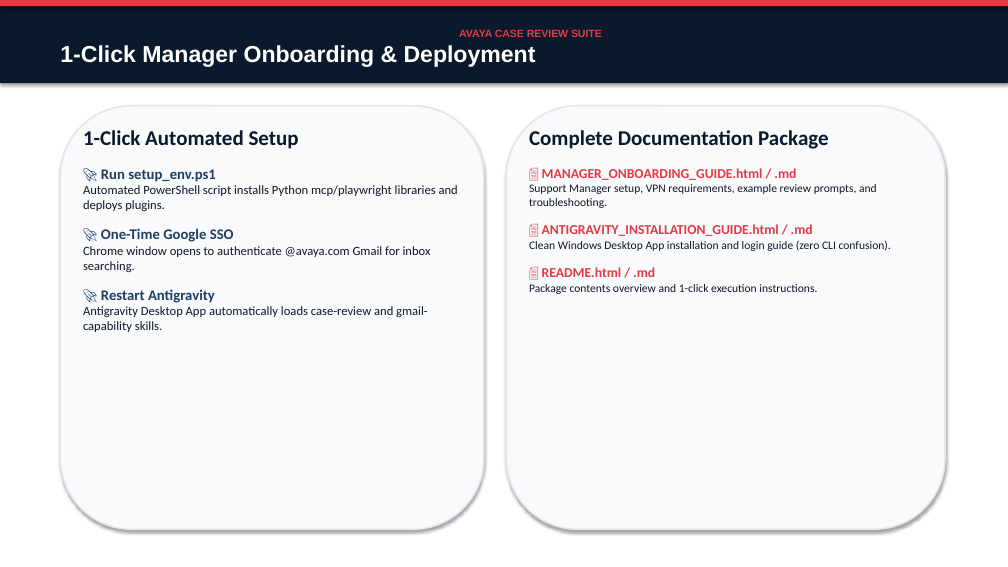
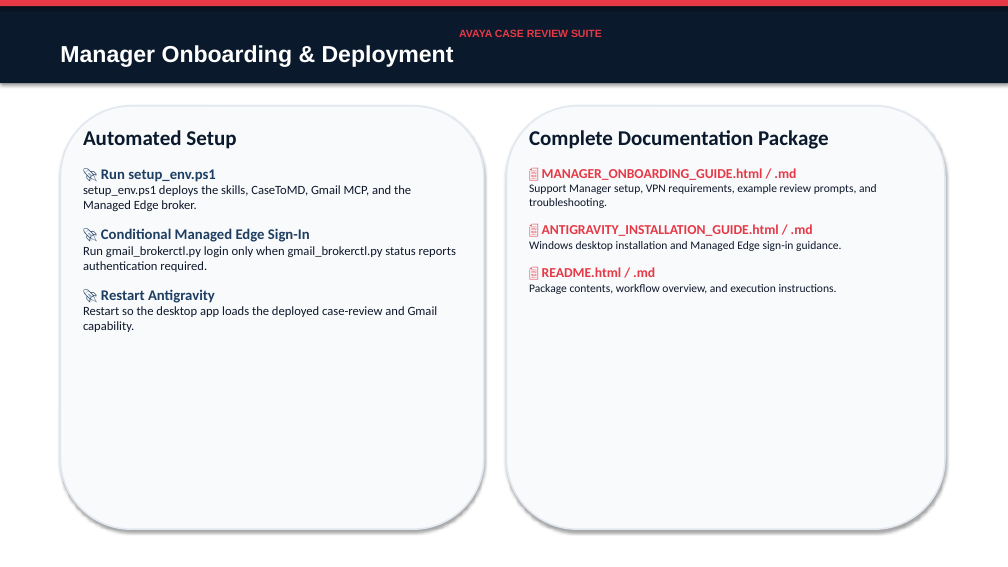
Before and after one commit to avayahmao/avaya-case-review-pack, a slide deck: slide 11 of docs/Avaya_Case_Review_Suite_Presentation.pptx. Drawn at 1008x567 pixels with LibreOffice and Linux fonts; fonts in the diff are those of the drawing. Boxes give left, top, right and bottom in pixels: in the first picture for what was removed or moved away, otherwise in the second. Text is boxed around its words. In the diff, an @@ line names an element or a change of style, - is before the commit and + after.

Commit message:
docs(presentation): synchronize PowerPoint contract

```diff
--- a/docs/Avaya_Case_Review_Suite_Presentation.pptx
+++ b/docs/Avaya_Case_Review_Suite_Presentation.pptx
@@ text in rectangle at (x1=60, y1=45, x2=454, y2=67): text changed @@
-1-Click Manager Onboarding & Deployment
+Manager Onboarding & Deployment
@@ text at (x1=83, y1=130, x2=236, y2=149): text changed @@
-1-Click Automated Setup
+Automated Setup
@@ text at (x1=83, y1=185, x2=456, y2=272): text changed @@
-Automated PowerShell script installs Python mcp/playwright libraries and deploys plugins.
-🚀 One-Time Google SSO
-Chrome window opens to authenticate @avaya.com Gmail for inbox searching.
+setup_env.ps1 deploys the skills, CaseToMD, Gmail MCP, and the Managed Edge broker.
+🚀 Conditional Managed Edge Sign-In
+Run gmail_brokerctl.py login only when gmail_brokerctl.py status reports authentication required.
@@ text at (x1=529, y1=241, x2=841, y2=251): text changed @@
-Clean Windows Desktop App installation and login guide (zero CLI confusion).
+Windows desktop installation and Managed Edge sign-in guidance.
@@ text at (x1=529, y1=284, x2=837, y2=294): text changed @@
-Package contents overview and 1-click execution instructions.
+Package contents, workflow overview, and execution instructions.
@@ text at (x1=83, y1=306, x2=438, y2=332): text changed @@
-Antigravity Desktop App automatically loads case-review and gmail-capability skills.
+Restart so the desktop app loads the deployed case-review and Gmail capability.
```
Also in this commit, not shown: 10 other slides changed, 1 other file.
